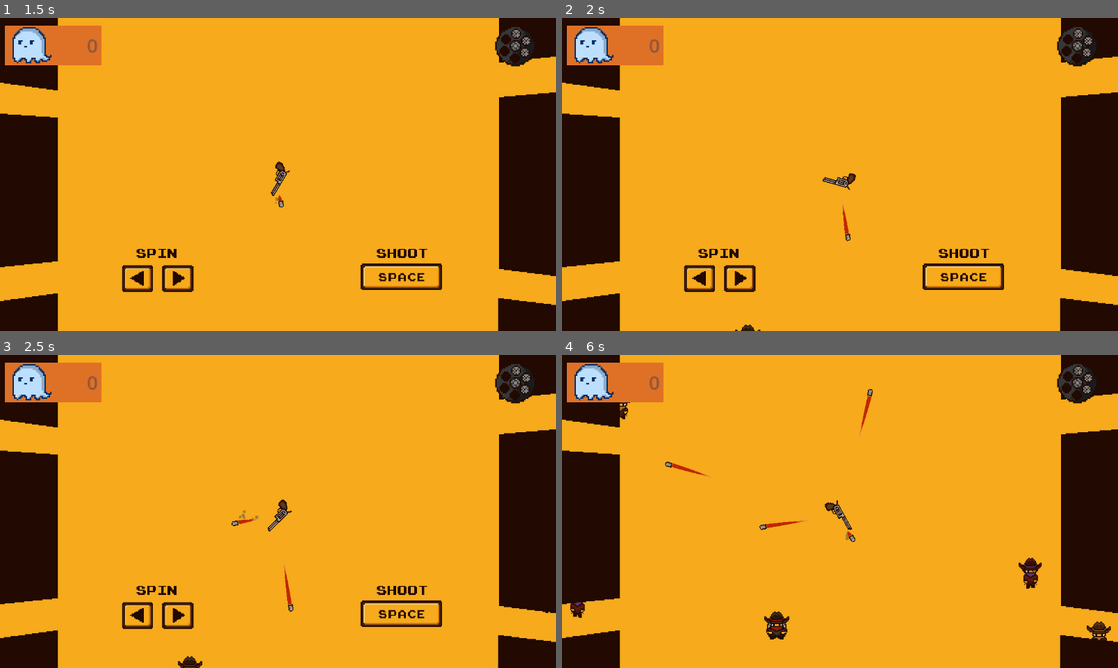
Above: before the commit, frames 1-4 (two rows, left to right).
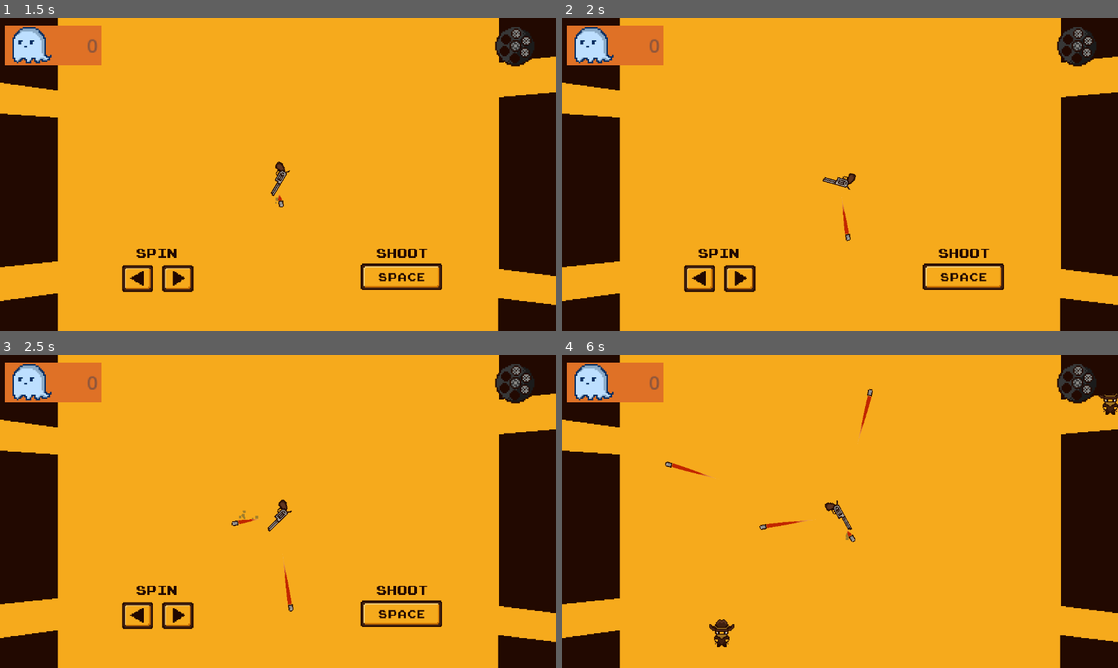
Above: after the commit, the same moments.

Repository: Guigo-dev/JuniperGameJam
Game: Godot game, scene res://Scenes/Menus/menu_inicial.tscn
Same seed, same stepped clock (60 frames per second), same inputs: the game is played once before the commit and once after it.
Inputs (mouse positions are in pixels of both pictures, inside the frame that each line leads up to):
- Up to frame 1 (1.5 s): click (278, 196) at 0.5 s; move the mouse to (400, 158) at 1.27 s; hold Right (Direita) from 1.28 s (still down); tap Space (atirar) at 1.35 s; click (400, 158) at 1.42 s
- Up to frame 2 (2 s): keep holding Right (Direita)
- Up to frame 3 (2.5 s): move the mouse to (166, 527) at 2.02 s; release Right (Direita) at 2.03 s; hold Left (Esquerda) from 2.03 s (still down); tap Space (atirar) at 2.1 s
- Up to frame 4 (6 s): move the mouse to (895, 442) at 2.77 s; release Left (Esquerda) at 2.78 s; hold Right (Direita) 2.78-4.28 s; tap Space (atirar) every 0.75 s from 2.85 to 5.85 s; move the mouse to (812, 574) at 3.52 s; click (812, 574) at 3.67 s; move the mouse to (1006, 558) at 4.27 s; hold Left (Esquerda) from 4.28 s (still down); move the mouse to (673, 464) at 5.02 s; move the mouse to (867, 511) at 5.77 s; click (867, 511) at 5.92 s

Frame 1 is identical in both runs. In frame 2, less than 0.1% of the frame differs, in the area x 31-36%, y 98-100%; in frame 3, 0.1%; in frame 4, 1.3%, in the area x 1-100%, y 12-94%.

Commit message:
Sistema de waves

Diff:
--- a/Scenes/FasePrincipal/FasePrincipal.tscn
+++ b/Scenes/FasePrincipal/FasePrincipal.tscn
@@ -12,6 +12,7 @@
 [ext_resource type="Texture2D" uid="uid://b5tq0j6uwwq4c" path="res://Sprites/PNG/lifecounter.png" id="10_xjset"]
 [ext_resource type="Texture2D" uid="uid://by6btomxrcfl2" path="res://Sprites/PNG/bt_tutorial_arrowkeys.png" id="11_o2jkb"]
 [ext_resource type="Texture2D" uid="uid://pupprjjyi64h" path="res://Sprites/PNG/bt_tutorial_space.png" id="12_uotby"]
+[ext_resource type="Script" uid="uid://cmoiybfwwqc5e" path="res://Scenes/FasePrincipal/wave_manager.gd" id="13_uotby"]
 
 [sub_resource type="AtlasTexture" id="AtlasTexture_jsvmo"]
 atlas = ExtResource("5_1hlo7")
@@ -396,7 +397,6 @@
 position = Vector2(-1, 0.99999994)
 rotation = 1.5707964
 enemyScene = ExtResource("6_qp7sx")
-cooldown = 2.0
 target = NodePath("../../Arma")
 
 [node name="PathFollow2D" type="PathFollow2D" parent="Path2D" unique_id=5128823]
@@ -431,7 +431,6 @@
 position = Vector2(312, 168)
 rotation = 0.0033669907
 enemyScene = ExtResource("7_1hlo7")
-cooldown = 3.0
 target = NodePath("../../Arma")
 
 [node name="Path2D3" type="Path2D" parent="." unique_id=1639300254]
@@ -440,7 +439,7 @@
 
 [node name="PathFollow2D" type="PathFollow2D" parent="Path2D3" unique_id=828801030]
 position = Vector2(351, -179)
-rotation = 3.1415925
+rotation = 3.1415927
 
 [node name="AnimationPlayer" type="AnimationPlayer" parent="Path2D3/PathFollow2D" unique_id=480699026]
 libraries/ = SubResource("AnimationLibrary_jsvmo")
@@ -451,9 +450,8 @@
 
 [node name="EnemySpawner3" parent="Path2D3" unique_id=119011415 node_paths=PackedStringArray("target") instance=ExtResource("2_1lh45")]
 position = Vector2(351, -179)
-rotation = 3.1415925
+rotation = -3.1415925
 enemyScene = ExtResource("3_82kia")
-cooldown = 2.5
 target = NodePath("../../Arma")
 
 [node name="LifeCounterIcon" type="AnimatedSprite2D" parent="." unique_id=1461465721]
@@ -501,6 +499,9 @@
 texture = ExtResource("12_uotby")
 expand_mode = 1
 
+[node name="WaveManager" type="Node" parent="." unique_id=302771553]
+script = ExtResource("13_uotby")
+
 [connection signal="enemy_died" from="Path2D/EnemySpawner" to="." method="_on_enemy_spawner_enemy_died"]
 [connection signal="enemy_died" from="Path2D2/EnemySpawner2" to="." method="_on_enemy_spawner_2_enemy_died"]
 [connection signal="enemy_died" from="Path2D3/EnemySpawner3" to="." method="_on_enemy_spawner_3_enemy_died"]
--- /dev/null
+++ b/Scenes/FasePrincipal/wave_manager.gd
@@ -0,0 +1,131 @@
+extends Node
+
+@export var wave_time := 30.0
+
+
+
+var wave_enemies = {
+	1: {"A": 20, "B": 0, "C": 0},
+	2: {"A": 20, "B": 2, "C": 4},
+	3: {"A": 25, "B": 5, "C": 4},
+	4: {"A": 10, "B": 20, "C": 5},
+	5: {"A": 15, "B": 15, "C": 8},
+	6: {"A": 20, "B": 20, "C": 5},
+	7: {"A": 5, "B": 20, "C": 10},
+	8: {"A": 20, "B": 10, "C": 10},
+	9: {"A": 10, "B": 15, "C": 12},
+	10: {"A": 25, "B": 25, "C": 15}
+}
+
+var wave := 0
+
+var wave_timer := 0.0
+var wave_finished := false
+
+var enemies_alive := 0
+
+var spawn_events = []
+var current_event := 0
+
+var spawner_default
+var spawner_magro
+var spawner_gordo
+
+func _ready():
+
+	spawner_gordo = $"../Path2D/EnemySpawner"
+	spawner_magro = $"../Path2D2/EnemySpawner2"
+	spawner_default = $"../Path2D3/EnemySpawner3"
+
+	spawner_default.enemy_removed.connect(_on_enemy_removed)
+	spawner_magro.enemy_removed.connect(_on_enemy_removed)
+	spawner_gordo.enemy_removed.connect(_on_enemy_removed)
+
+	start_wave()
+
+func start_wave():
+
+	wave += 1
+
+
+	print("wave ", wave)
+
+	wave_timer = 0.0
+	wave_finished = false
+
+	current_event = 0
+
+	spawn_events.clear()
+
+	var data = wave_enemies[wave]
+
+	generate_events("A", data["A"])
+	generate_events("B", data["B"])
+	generate_events("C", data["C"])
+
+	spawn_events.sort_custom(
+		func(a,b):
+			return a.time < b.time
+	)
+
+func generate_events(enemy_type:String, amount:int):
+
+	if amount <= 0:
+		return
+
+	for i in range(amount):
+
+		spawn_events.append({
+			"time": randf_range(0.0, wave_time),
+			"type": enemy_type
+		})
+
+func _process(delta):
+
+	if wave_finished:
+
+		if enemies_alive <= 0:
+			start_wave()
+
+		return
+
+	wave_timer += delta
+
+	while current_event < spawn_events.size():
+
+		var event = spawn_events[current_event]
+
+		if wave_timer >= event.time:
+
+			spawn_enemy(event.type)
+
+			current_event += 1
+
+		else:
+			break
+
+	if wave_timer >= wave_time:
+
+		wave_finished = true
+
+
+func spawn_enemy(enemy_type:String):
+
+	match enemy_type:
+
+		"A":
+			spawner_default.spawn_enemy()
+
+		"B":
+			spawner_magro.spawn_enemy()
+
+		"C":
+			spawner_gordo.spawn_enemy()
+
+	enemies_alive += 1
+
+func _on_enemy_removed():
+	enemies_alive -= 1
+
+	if enemies_alive < 0:
+		enemies_alive = 0
--- a/Scripts/FasePrincipal/enemy_spawner.gd
+++ b/Scripts/FasePrincipal/enemy_spawner.gd
@@ -1,25 +1,33 @@
 extends Node2D
 
+@export var enemyScene: PackedScene
+@export var target: Node2D
 
-@export var enemyScene: PackedScene
-@export var cooldown: float
-@onready var timer = $Timer
-@export var target: Node2D
 signal enemy_died
+signal enemy_removed
+
+func _on_enemy_removed():
+	enemy_removed.emit()
 
 func _ready() -> void:
-	timer.wait_time = cooldown
 	GameManager.gun_changed.connect(on_gun_changed)
 
+func spawn_enemy():
 
-func _on_timer_timeout() -> void:
+	if enemyScene == null:
+		return
+
 	var enemy = enemyScene.instantiate()
+
 	get_parent().add_child(enemy)
+
 	enemy.global_position = global_position
 	enemy.target = target
-	enemy.healthComponent.died.connect(on_enemy_died)
 
-func on_enemy_died():
+	enemy.healthComponent.died.connect(_on_enemy_died)
+	enemy.tree_exited.connect(_on_enemy_removed)
+
+func _on_enemy_died():
 	enemy_died.emit()
 
 func on_gun_changed(newGun):
Not shown, added: Scenes/FasePrincipal/wave_manager.gd.uid
